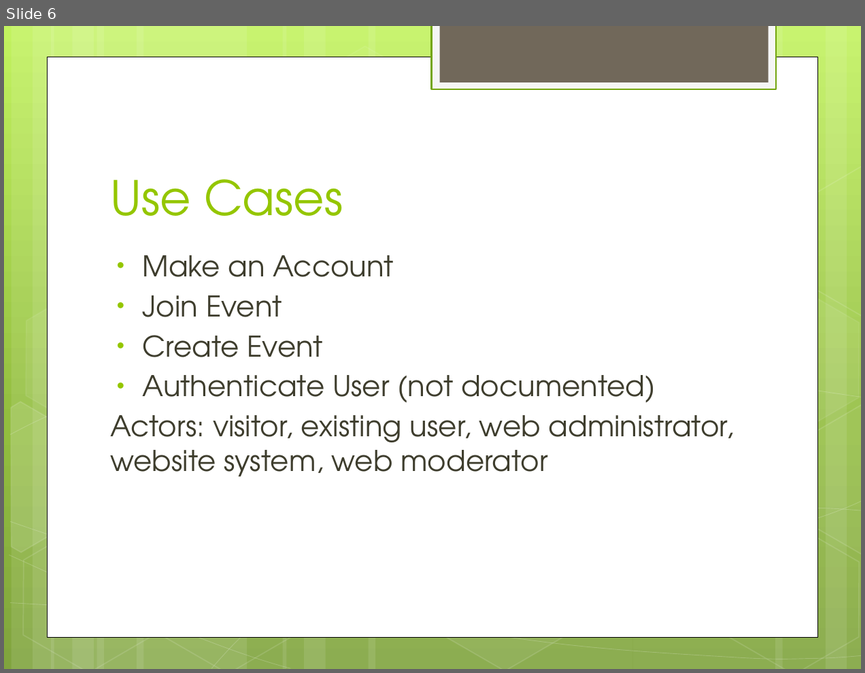
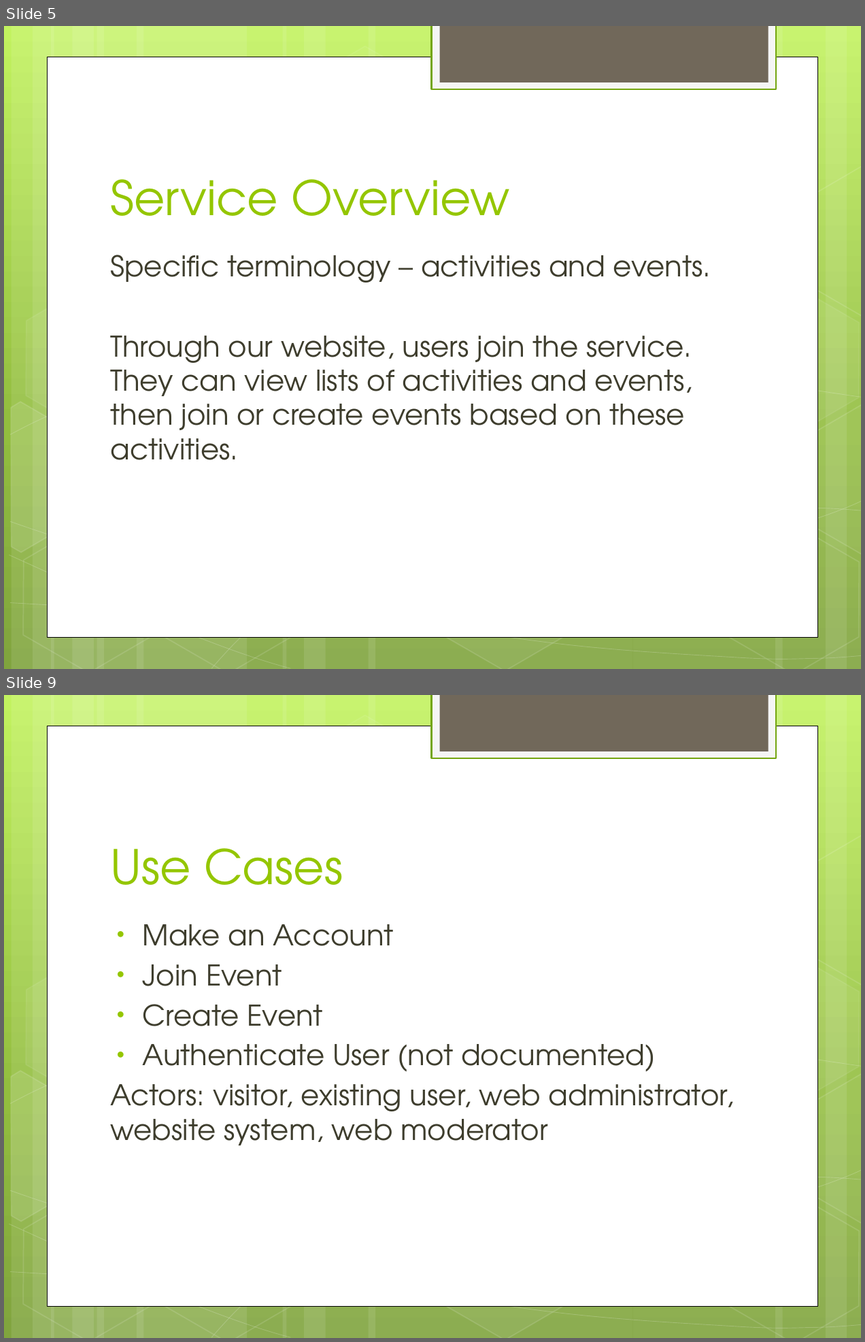
Before and after one commit to Ninjinkai/Couch-Level-Project, a slide deck: Final_Presentation.pptx. Shown one above the other, each under a label of ours: slide 6 before the commit, slides 5 and 9 after it; the slides between them are not shown. The pictures are 865x673 and 865x1342 pixels, drawn with LibreOffice and Linux fonts; fonts in the diff are those of the drawing. Boxes give left, top, right and bottom in pixels: in the first picture for what was removed or moved away, otherwise in the second. Text is boxed around its words. In the diff, an @@ line names an element or a change of style, - is before the commit and + after.

```diff
--- a/Final_Presentation.pptx
+++ b/Final_Presentation.pptx
@@ slide 5 added at (x1=4, y1=26, x2=861, y2=669), background gradient #C3F35F to #93BF3F to #81A53E; not listed: 31 template elements that a slide beside it also shows @@
@@ title added at (x1=110, y1=179, x2=509, y2=216), 40 pt, text #94C600 @@
+Service Overview
@@ text added at (x1=110, y1=254, x2=711, y2=460), 24 pt, text #3E3D2D @@
+Specific terminology – activities and events.
+Through our website, users join the service. They can view lists of activities and events, then join or create events based on these activities.
@@ what was slide 6 is now slide 9 @@
```
Also in this commit, not shown: 6 slides changed, 5 other slides added, 1 other file.
